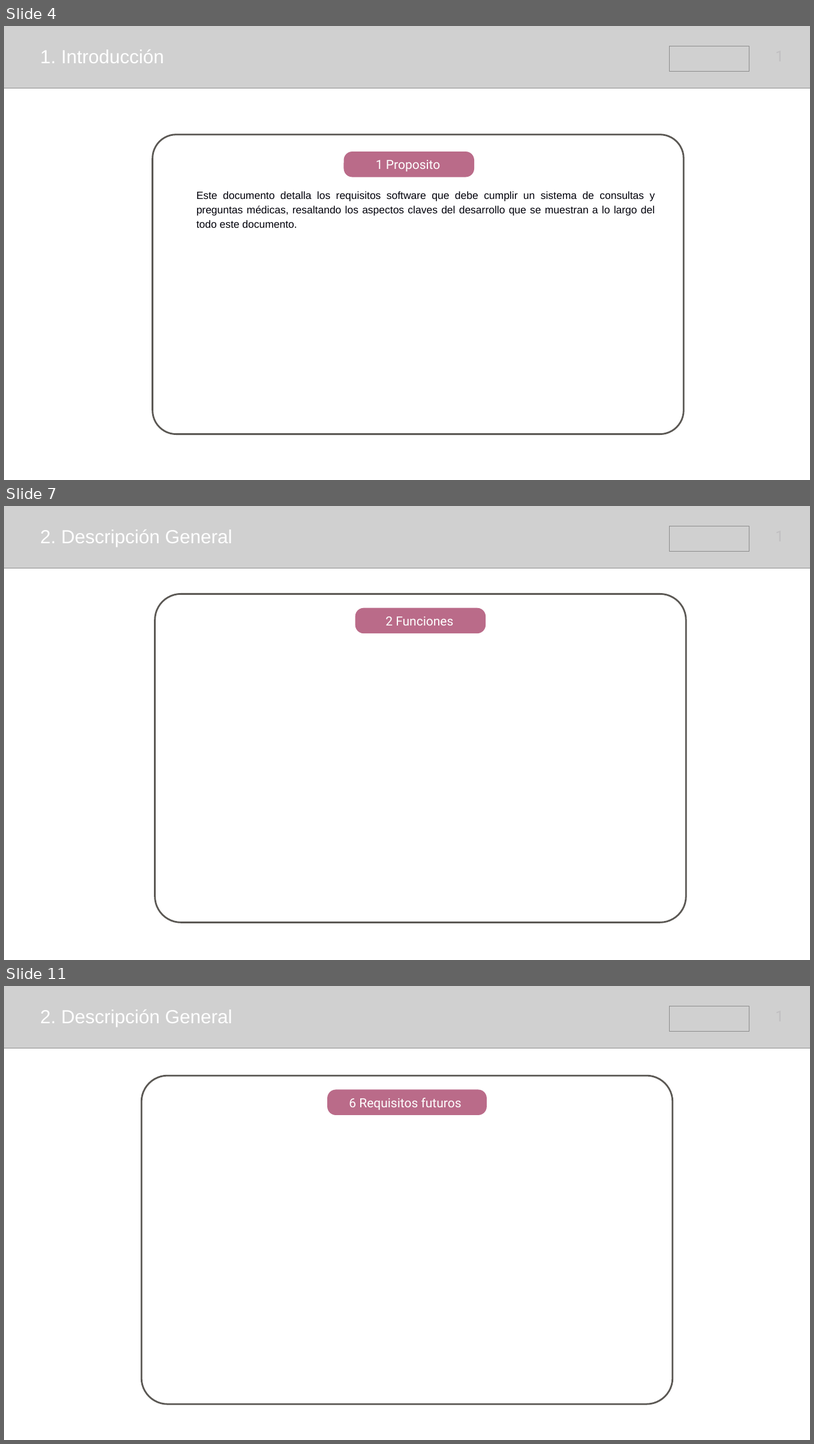
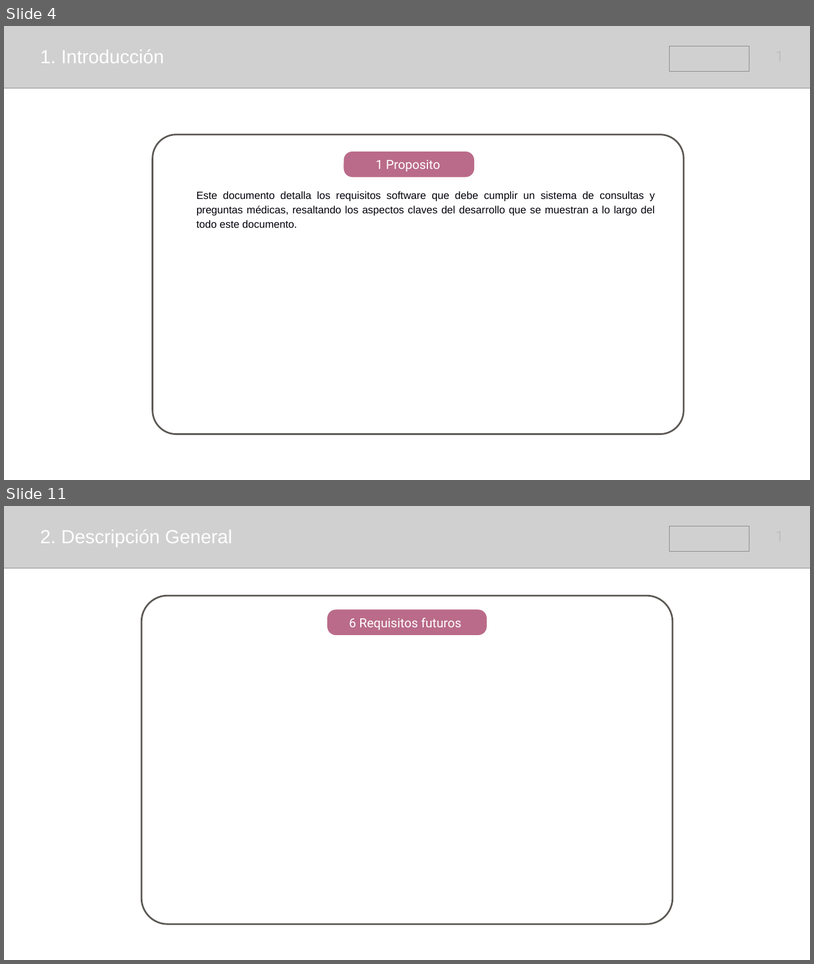
Before and after one commit to samusolo/iDoctor, a slide deck: Plan de proyecto.pptx. Shown one above the other, each under a label of ours: slides 4, 7 and 11 before the commit, slides 4 and 11 after it; the slides between them are not shown. The pictures are 814x1444 and 814x964 pixels, drawn with LibreOffice and Linux fonts; fonts in the diff are those of the drawing; grey boxes stand for pictures. Boxes give left, top, right and bottom in pixels: in the first picture for what was removed or moved away, otherwise in the second. Text is boxed around its words. In the diff, an @@ line names an element or a change of style, - is before the commit and + after.

```diff
--- a/Plan de proyecto.pptx
+++ b/Plan de proyecto.pptx
@@ slide 7 removed at box(4, 506, 810, 960), background #FFFFFF @@
@@ picture removed at box(4, 506, 810, 568) @@
@@ text removed at box(40, 529, 233, 547) @@
-2. Descripción General
@@ picture removed at box(669, 526, 749, 551) @@
@@ rounded rectangle removed at box(155, 594, 686, 922) @@
@@ rounded rectangle removed at box(356, 608, 486, 633) @@
@@ text removed at box(386, 616, 453, 625) @@
-2 Funciones
```
Also in this commit, not shown: 6 slides changed, 1 slide added.
